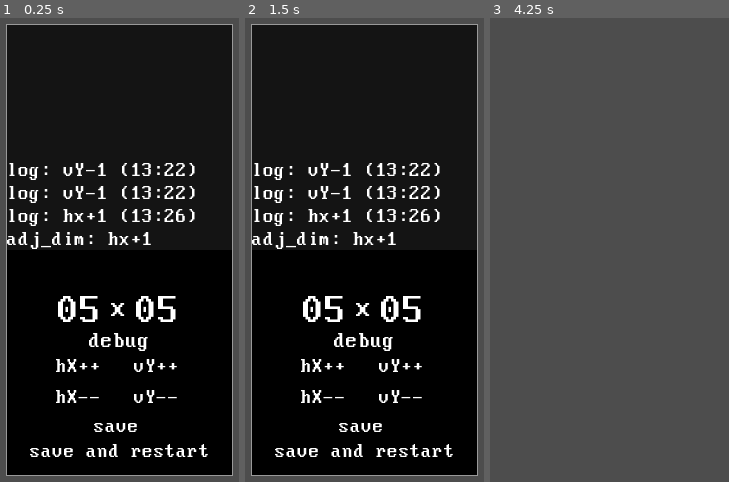
Above: before the commit, frames 1-3 (left to right).
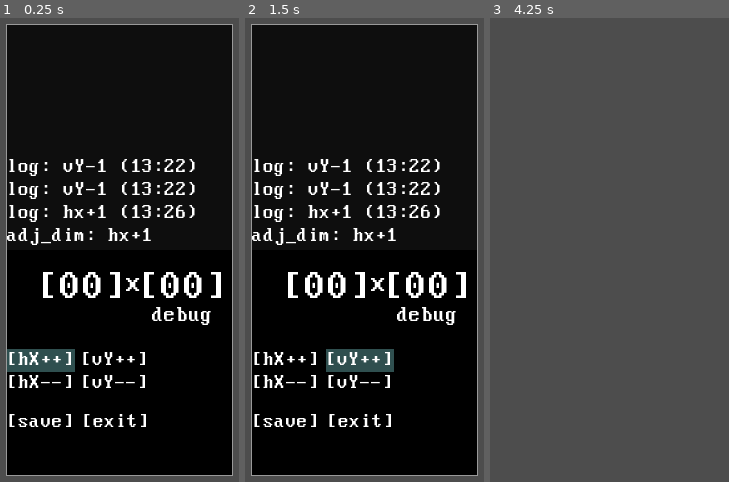
Above: after the commit, the same moments.

Repository: RusanJoshi/MAT_H.dx
Game: Godot game, scene res://ui/difficulty_window.tscn
Two runs of this game, one before a commit and one after it. Both use one fixed random seed, a clock stepped at 60 frames per second and the inputs below. This scene is started directly instead of the project's main scene.
Inputs (mouse positions are in pixels of both pictures, inside the frame that each line leads up to):
- Up to frame 1 (0.25 s): no input
- Up to frame 2 (1.5 s): tap Enter at 0.5 s; move the mouse to (474, 161) at 0.52 s; hold Right (right_key) 0.53-1.25 s; tap R (r_key) at 0.6 s; click (474, 161) at 0.67 s; tap Space (spacebar_key) at 0.8, 1.25 s; drag from (264, 231) to (338, 338) at 1.27 s
- Up to frame 3 (4.25 s): tap Enter at 2, 3.5 s; move the mouse to (659, 41) at 2.02 s; hold Right (right_key) 2.03-2.75 s; tap R (r_key) at 2.1 s; click (659, 41) at 2.17 s; tap Space (spacebar_key) at 2.3, 2.75, 3.8 s; drag from (583, 338) to (outside the picture) at 2.77 s; move the mouse to (outside the picture) at 3.52 s; hold Left (left_key) from 3.53 s (still down); tap Tab (tab_key) at 3.6 s; click (outside the picture) at 3.67 s; tap Escape (escape_key) at 4.15 s

The runs differ from the first frame. In frame 1, 12% of the frame differs, in the area x 2-93%, y 30-95%; in frame 2, 12%; in frame 3, nothing differs.

Commit message:
hemlock port commit 07/04

Diff:
--- a/scripts/difficulty_window.gd
+++ b/scripts/difficulty_window.gd
@@ -2,38 +2,61 @@
 
 @onready var hx_label: Label = %HXLabel
 @onready var vy_label: Label = %VYLabel
-@onready var dimensions_label: Label = $ShinBackground/DimensionsLabel
 @onready var difficulty_level_label: Label = $ShinBackground/DifficultyLevelLabel
+
+@onready var add_x_panel: Panel = %AddXPanel
+@onready var min_x_panel: Panel = %MinXPanel
+@onready var add_y_panel: Panel = %AddYPanel
+@onready var min_y_panel: Panel = %MinYPanel
+@onready var save_panel: Panel = %SavePanel
+@onready var restart_panel: Panel = %RestartPanel
 
 @export var has_focus: bool
 
 var current_horizontal_dimension: int
 var current_vertical_dimension: int
 var moption_stylebox: StyleBoxFlat = load("res://ui/moption_highlight_test.tres")
+var left_moptions: Array[Panel]
+var right_moptions: Array[Panel]
 
 #MENU TRAVERSAL
 var menux: int = 0
 var menuy: int = 0
+var min_menu: int = 0
+var max_menu_x: int = 1
+var max_menu_y: int = 2
+var moptions_array: Array[Array]
 
 
 func _ready() -> void:
 	print("difficulty_window.gd... loaded")
 	UIManager.kill_difficulty_window.connect(kill_window)
 
+	#update_dimensions_from_config()
 	moption_stylebox.bg_color = ConfigGame.cell_highlight_color
-	update_dimensions_from_config()
+	left_moptions = [add_x_panel, min_x_panel, save_panel]
+	right_moptions = [add_y_panel, min_y_panel, restart_panel]
+	moptions_array = [left_moptions, right_moptions]
+
+	moptions_array[0][0].visible = true
 	has_focus = true
 
 func _process(delta):
 	if(has_focus):
 		if(Input.is_action_just_pressed("up_key")):
-			menu_traversal(1,0)
+			if(menuy - 1 >= min_menu):
+				menu_traversal(0,-1)
 		if(Input.is_action_just_pressed("down_key")):
-			menu_traversal(-1,0)
+			if(menuy + 1 <= max_menu_y):
+				menu_traversal(0,1)
 		if(Input.is_action_just_pressed("left_key")):
-			menu_traversal(0,-1)
+			if(menux - 1 >= min_menu):
+				menu_traversal(-1,0)
 		if(Input.is_action_just_pressed("right_key")):
-			menu_traversal(0,1)
+			if(menux + 1 <= max_menu_x):
+				menu_traversal(1,0)
+		if(Input.is_action_just_pressed("spacebar_key")):
+			confirmation()
 
 	if(Input.is_action_just_pressed("escape_key")):
 		kill_window()
@@ -51,14 +74,47 @@
 	ConfigGame.vertical_dimension = pNewVertical
 
 func menu_traversal(pMenuX: int = 0, pMenuY: int = 0):
+	var prev_menux = menux
+	var prev_menuy = menuy
 	menux += pMenuX
 	menuy += pMenuY
-	print(str(menux) + ", " + str(menuy))
+	moptions_array[prev_menux][prev_menuy].visible = false
+	moptions_array[menux][menuy].visible = true
+
+func confirmation():
+	if(menuy == 0):
+		if(menux == 0):
+			increase_x()
+		elif(menux == 1):
+			increase_y()
+	elif(menuy == 1):
+		if(menux == 0):
+			decrease_x()
+		elif(menux == 1):
+			decrease_y()
+	elif(menuy == 2):
+		if(menux == 0):
+			save_difficulty()
+		elif(menux == 1):
+			restart()
+
+func increase_x():
+	print("X++")
+func decrease_x():
+	print("X--")
+func increase_y():
+	print("Y++")
+func decrease_y():
+	print("Y--")
+func save_difficulty():
+	print("saved and updated")
+	update_config_dimensions(current_horizontal_dimension, current_vertical_dimension)
+func restart():
+	print("RESTART")
+
+
+
 
 func kill_window():
 	has_focus = false
 	self.queue_free()
-
-#func _on_save_button_pressed() -> void:
-	#print("saved and updated")
-	#update_config_dimensions(current_horizontal_dimension, current_vertical_dimension)
--- a/ui/difficulty_window.tscn
+++ b/ui/difficulty_window.tscn
@@ -7,7 +7,7 @@
 [sub_resource type="StyleBoxFlat" id="StyleBoxFlat_2jyjr"]
 
 [sub_resource type="StyleBoxFlat" id="StyleBoxFlat_4hfbh"]
-bg_color = Color(0.0807833, 0.0807834, 0.0807833, 1)
+bg_color = Color(0.0562916, 0.0562916, 0.0562915, 1)
 
 [sub_resource type="LabelSettings" id="LabelSettings_d3vm5"]
 font = ExtResource("2_0sgd1")
@@ -36,7 +36,7 @@
 font_size = 22
 
 [sub_resource type="LabelSettings" id="LabelSettings_qhgto"]
-line_spacing = 20.0
+line_spacing = 0.0
 font = ExtResource("2_0sgd1")
 font_size = 20
 
@@ -76,8 +76,9 @@
 anchors_preset = 2
 anchor_top = 1.0
 anchor_bottom = 1.0
-offset_top = -23.0
-offset_right = 40.0
+offset_top = -93.0
+offset_right = 192.0
+offset_bottom = -4.0
 grow_vertical = 0
 text = "log: vY-1 (13:22)
 log: vY-1 (13:22)
@@ -98,10 +99,10 @@
 anchor_top = 0.5
 anchor_right = 0.5
 anchor_bottom = 0.5
-offset_left = -76.5
-offset_top = -89.0
-offset_right = -1.5
-offset_bottom = -14.0
+offset_left = -74.5
+offset_top = -112.5
+offset_right = 0.5
+offset_bottom = -37.5
 grow_horizontal = 2
 grow_vertical = 2
 theme_override_styles/panel = SubResource("StyleBoxFlat_1iywl")
@@ -114,7 +115,7 @@
 offset_bottom = 57.5
 grow_horizontal = 2
 grow_vertical = 2
-text = "00"
+text = "[00]"
 label_settings = SubResource("LabelSettings_0hk45")
 horizontal_alignment = 1
 vertical_alignment = 1
@@ -125,10 +126,10 @@
 anchors_preset = 5
 anchor_left = 0.5
 anchor_right = 0.5
-offset_left = -20.0
-offset_top = 43.0
-offset_right = 20.0
-offset_bottom = 74.0
+offset_left = -4.5
+offset_top = 18.0
+offset_right = 35.5
+offset_bottom = 49.0
 grow_horizontal = 2
 text = "x"
 label_settings = SubResource("LabelSettings_iuaee")
@@ -142,10 +143,10 @@
 anchor_top = 0.5
 anchor_right = 0.5
 anchor_bottom = 0.5
-offset_left = -2.5
-offset_top = -89.0
-offset_right = 72.5
-offset_bottom = -14.0
+offset_left = 22.5
+offset_top = -112.5
+offset_right = 97.5
+offset_bottom = -37.5
 grow_horizontal = 2
 grow_vertical = 2
 theme_override_styles/panel = SubResource("StyleBoxFlat_1iywl")
@@ -162,7 +163,7 @@
 offset_bottom = 1.0
 grow_horizontal = 2
 grow_vertical = 2
-text = "00
+text = "[00]
 "
 label_settings = SubResource("LabelSettings_vx4np")
 horizontal_alignment = 1
@@ -176,10 +177,10 @@
 anchor_top = 0.5
 anchor_right = 0.5
 anchor_bottom = 0.5
-offset_left = -31.0
-offset_top = -32.5
-offset_right = 31.0
-offset_bottom = -9.5
+offset_left = 32.5
+offset_top = -58.5
+offset_right = 94.5
+offset_bottom = -35.5
 grow_horizontal = 2
 grow_vertical = 2
 text = "debug"
@@ -188,15 +189,19 @@
 vertical_alignment = 1
 
 [node name="AddXLabel" type="Label" parent="ShinBackground/HBoxContainer/ControlPanel"]
-layout_mode = 0
-offset_left = 49.0
-offset_top = 107.0
-offset_right = 94.0
-offset_bottom = 130.0
-text = "hX++"
-label_settings = SubResource("LabelSettings_qhgto")
+z_index = 1
+layout_mode = 0
+offset_top = 99.0
+offset_right = 68.0
+offset_bottom = 122.0
+text = "[hX++]"
+label_settings = SubResource("LabelSettings_qhgto")
+horizontal_alignment = 1
+vertical_alignment = 1
 
 [node name="AddXPanel" type="Panel" parent="ShinBackground/HBoxContainer/ControlPanel/AddXLabel"]
+unique_name_in_owner = true
+visible = false
 z_index = -1
 layout_mode = 1
 anchors_preset = 15
@@ -209,15 +214,19 @@
 metadata/_edit_lock_ = true
 
 [node name="MinXLabel" type="Label" parent="ShinBackground/HBoxContainer/ControlPanel"]
-layout_mode = 0
-offset_left = 49.0
-offset_top = 138.0
-offset_right = 94.0
-offset_bottom = 161.0
-text = "hX--"
-label_settings = SubResource("LabelSettings_qhgto")
+z_index = 1
+layout_mode = 0
+offset_top = 122.0
+offset_right = 68.0
+offset_bottom = 145.0
+text = "[hX--]"
+label_settings = SubResource("LabelSettings_qhgto")
+horizontal_alignment = 1
+vertical_alignment = 1
 
 [node name="MinXPanel" type="Panel" parent="ShinBackground/HBoxContainer/ControlPanel/MinXLabel"]
+unique_name_in_owner = true
+visible = false
 z_index = -1
 layout_mode = 1
 anchors_preset = 15
@@ -230,15 +239,20 @@
 metadata/_edit_lock_ = true
 
 [node name="AddYLabel" type="Label" parent="ShinBackground/HBoxContainer/ControlPanel"]
-layout_mode = 0
-offset_left = 127.0
-offset_top = 107.0
-offset_right = 172.0
-offset_bottom = 130.0
-text = "vY++"
-label_settings = SubResource("LabelSettings_qhgto")
+z_index = 1
+layout_mode = 0
+offset_left = 74.0
+offset_top = 99.0
+offset_right = 142.0
+offset_bottom = 122.0
+text = "[vY++]"
+label_settings = SubResource("LabelSettings_qhgto")
+horizontal_alignment = 1
+vertical_alignment = 1
 
 [node name="AddYPanel" type="Panel" parent="ShinBackground/HBoxContainer/ControlPanel/AddYLabel"]
+unique_name_in_owner = true
+visible = false
 z_index = -1
 layout_mode = 1
 anchors_preset = 15
@@ -251,15 +265,20 @@
 metadata/_edit_lock_ = true
 
 [node name="MinYLabel" type="Label" parent="ShinBackground/HBoxContainer/ControlPanel"]
-layout_mode = 0
-offset_left = 127.0
-offset_top = 138.0
-offset_right = 172.0
-offset_bottom = 161.0
-text = "vY--"
-label_settings = SubResource("LabelSettings_qhgto")
+z_index = 1
+layout_mode = 0
+offset_left = 74.0
+offset_top = 122.0
+offset_right = 142.0
+offset_bottom = 145.0
+text = "[vY--]"
+label_settings = SubResource("LabelSettings_qhgto")
+horizontal_alignment = 1
+vertical_alignment = 1
 
 [node name="MinYPanel" type="Panel" parent="ShinBackground/HBoxContainer/ControlPanel/MinYLabel"]
+unique_name_in_owner = true
+visible = false
 z_index = -1
 layout_mode = 1
 anchors_preset = 15
@@ -272,43 +291,53 @@
 metadata/_edit_lock_ = true
 
 [node name="SaveLabel" type="Label" parent="ShinBackground/HBoxContainer/ControlPanel"]
-layout_mode = 0
-offset_left = 87.0
-offset_top = 167.0
-offset_right = 132.0
-offset_bottom = 190.0
-text = "save"
-label_settings = SubResource("LabelSettings_qhgto")
+z_index = 1
+layout_mode = 0
+offset_left = -1.0
+offset_top = 160.0
+offset_right = 69.0
+offset_bottom = 185.0
+text = "[save]"
+label_settings = SubResource("LabelSettings_qhgto")
+horizontal_alignment = 1
+vertical_alignment = 1
 
 [node name="SavePanel" type="Panel" parent="ShinBackground/HBoxContainer/ControlPanel/SaveLabel"]
-z_index = -1
-layout_mode = 1
-anchors_preset = 15
-anchor_right = 1.0
-anchor_bottom = 1.0
-grow_horizontal = 2
-grow_vertical = 2
-mouse_filter = 2
-theme_override_styles/panel = ExtResource("3_8aj8a")
-metadata/_edit_lock_ = true
-
-[node name="SaveRestartLabel" type="Label" parent="ShinBackground/HBoxContainer/ControlPanel"]
-layout_mode = 0
-offset_left = 23.0
-offset_top = 192.0
-offset_right = 203.0
-offset_bottom = 215.0
-text = "save and restart"
-label_settings = SubResource("LabelSettings_qhgto")
-
-[node name="SaveRestartPanel" type="Panel" parent="ShinBackground/HBoxContainer/ControlPanel/SaveRestartLabel"]
-z_index = -1
-layout_mode = 1
-anchors_preset = 15
-anchor_right = 1.0
-anchor_bottom = 1.0
-grow_horizontal = 2
-grow_vertical = 2
-mouse_filter = 2
-theme_override_styles/panel = ExtResource("3_8aj8a")
-metadata/_edit_lock_ = true
+unique_name_in_owner = true
+visible = false
+z_index = -1
+layout_mode = 1
+anchors_preset = 15
+anchor_right = 1.0
+anchor_bottom = 1.0
+grow_horizontal = 2
+grow_vertical = 2
+mouse_filter = 2
+theme_override_styles/panel = ExtResource("3_8aj8a")
+metadata/_edit_lock_ = true
+
+[node name="RestartLabel" type="Label" parent="ShinBackground/HBoxContainer/ControlPanel"]
+z_index = 1
+layout_mode = 0
+offset_left = 74.0
+offset_top = 160.0
+offset_right = 144.0
+offset_bottom = 185.0
+text = "[exit]"
+label_settings = SubResource("LabelSettings_qhgto")
+horizontal_alignment = 1
+vertical_alignment = 1
+
+[node name="RestartPanel" type="Panel" parent="ShinBackground/HBoxContainer/ControlPanel/RestartLabel"]
+unique_name_in_owner = true
+visible = false
+z_index = -1
+layout_mode = 1
+anchors_preset = 15
+anchor_right = 1.0
+anchor_bottom = 1.0
+grow_horizontal = 2
+grow_vertical = 2
+mouse_filter = 2
+theme_override_styles/panel = ExtResource("3_8aj8a")
+metadata/_edit_lock_ = true
